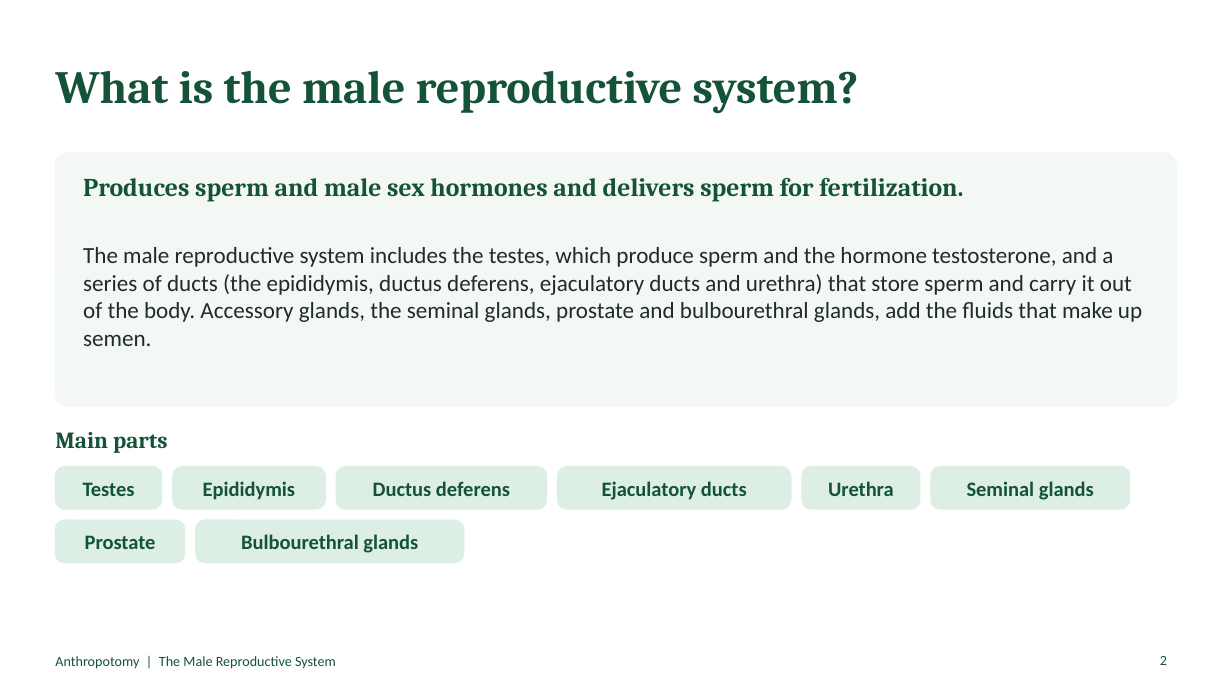
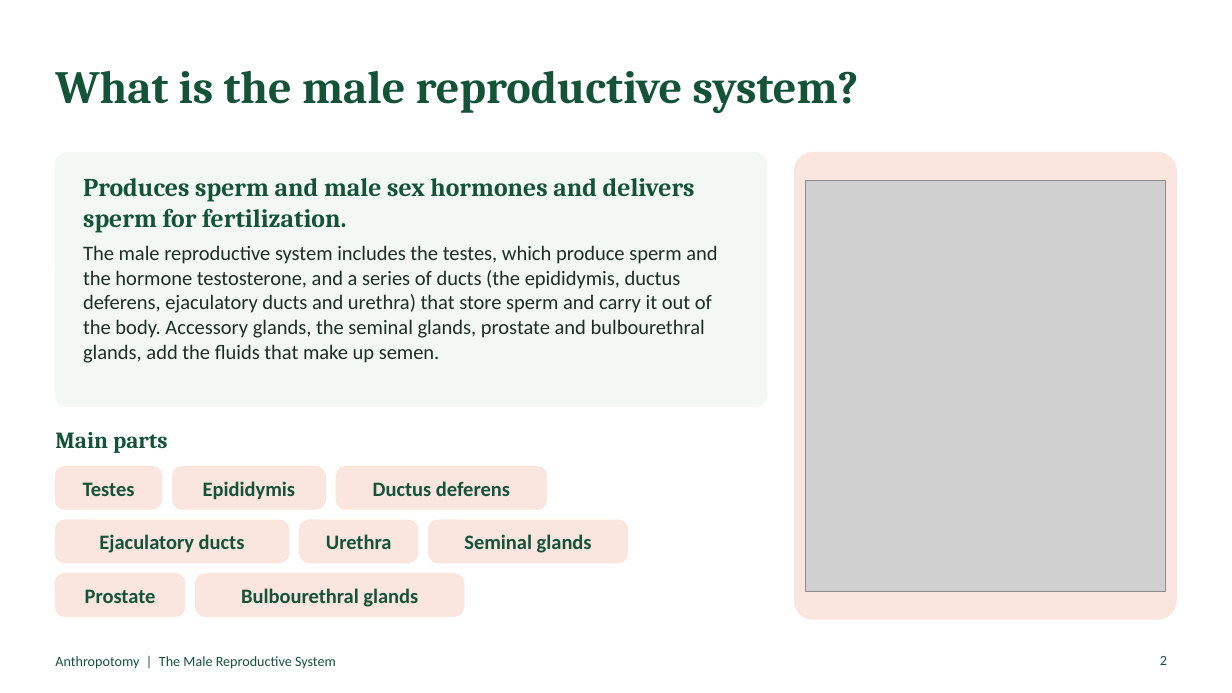
Before and after one commit to Ezkiel2004/Anthropotomy, a slide deck: slide 2 of docs/body-systems/male-reproductive-system.pptx. Drawn at 1232x693 pixels with LibreOffice and Linux fonts; fonts in the diff are those of the drawing; grey boxes stand for pictures. Boxes give left, top, right and bottom in pixels: in the first picture for what was removed or moved away, otherwise in the second. Text is boxed around its words. In the diff, an @@ line names an element or a change of style, - is before the commit and + after.

```diff
--- a/docs/body-systems/male-reproductive-system.pptx
+++ b/docs/body-systems/male-reproductive-system.pptx
@@ rounded rectangle: place and size @@
-rounded rectangle at [55, 152, 1177, 407]
+rounded rectangle at [55, 152, 767, 407]
@@ text "Produces sperm and male sex ..." rewrapped from [83, 177, 963, 202] to [83, 178, 695, 232] @@
@@ rounded rectangle added at [795, 152, 1177, 619], fill #FBE6DF, outline #FBE6DF 1 pt @@
@@ picture added at [806, 180, 1165, 592] @@
@@ text "The male reproductive system includes ..." at [83, 245, 717, 363]: size 18 to 16 pt @@
@@ text "Ejaculatory ducts": place and size @@
-text "Ejaculatory ducts" at [602, 481, 747, 500]
+text "Ejaculatory ducts" at [99, 534, 245, 553]
@@ rounded rectangle: place and size @@
-rounded rectangle at [558, 467, 791, 509]
+rounded rectangle at [55, 520, 288, 563]
@@ 2 texts, 2 rounded rectangles: place and size @@
-2 texts, 2 rounded rectangles at [802, 467, 1129, 509]
+2 texts, 2 rounded rectangles at [300, 520, 628, 563]
@@ fill #DDEFE5 to #FBE6DF; outline #DDEFE5 1 pt to #FBE6DF 1 pt in 8 elements at [173, 467, 325, 509], [336, 467, 546, 509], [55, 467, 162, 509], [55, 574, 185, 616], [196, 574, 464, 616], [55, 520, 288, 563], [300, 520, 418, 563], [429, 520, 628, 563] @@
@@ 2 texts, 2 rounded rectangles: place and size @@
-2 texts, 2 rounded rectangles at [55, 520, 464, 563]
+2 texts, 2 rounded rectangles at [55, 574, 464, 616]
```
Also in this commit, not shown: 4 other slides changed, 1 other file.
